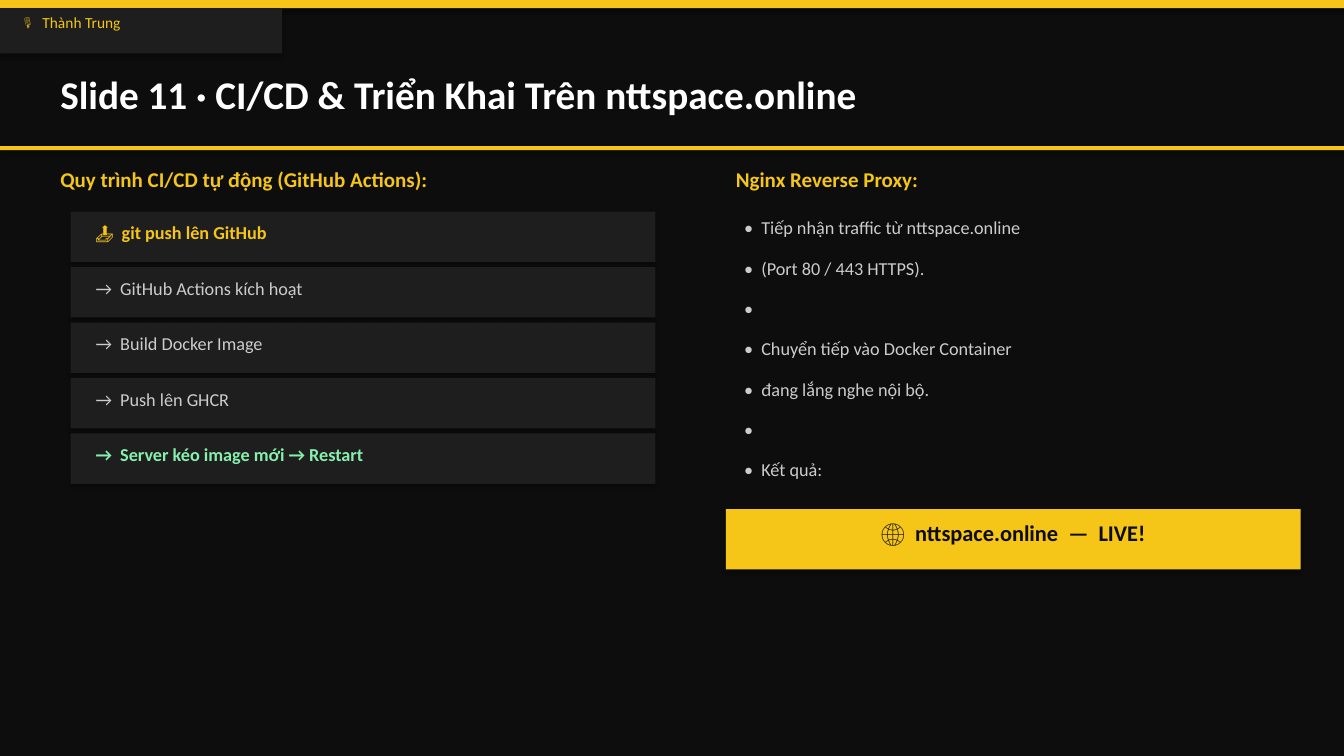
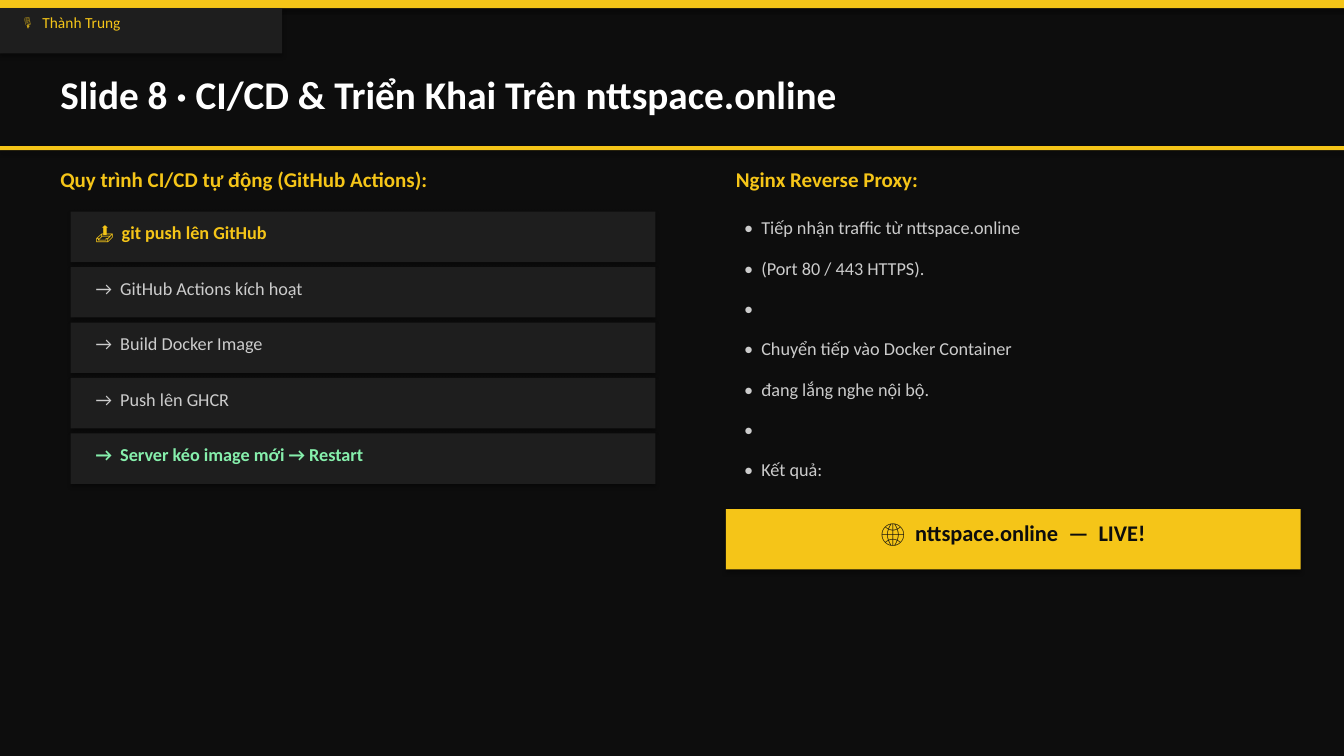
Before and after one commit to ThanhTrunggDEV/Group3, a slide deck: slide 12 of X-AURUM_Presentation.pptx. Drawn at 1344x756 pixels with LibreOffice and Linux fonts; fonts in the diff are those of the drawing. Boxes give left, top, right and bottom in pixels: in the first picture for what was removed or moved away, otherwise in the second. Text is boxed around its words. In the diff, an @@ line names an element or a change of style, - is before the commit and + after.

```diff
--- a/X-AURUM_Presentation.pptx
+++ b/X-AURUM_Presentation.pptx
@@ text at (60, 78, 837, 115): text changed @@
-Slide 11 · CI/CD & Triển Khai Trên nttspace.online
+Slide 8 · CI/CD & Triển Khai Trên nttspace.online
```
Also in this commit, not shown: 3 other slides changed, 3 slides added, 1 other file.
